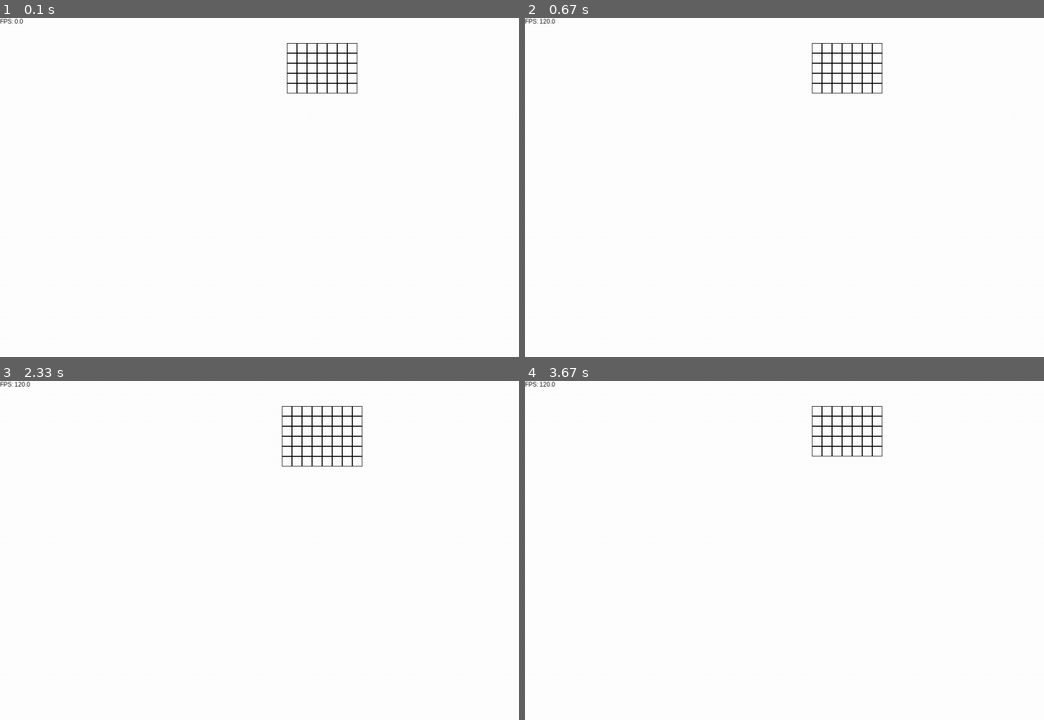
Above: before the commit, frames 1-4 (two rows, left to right).
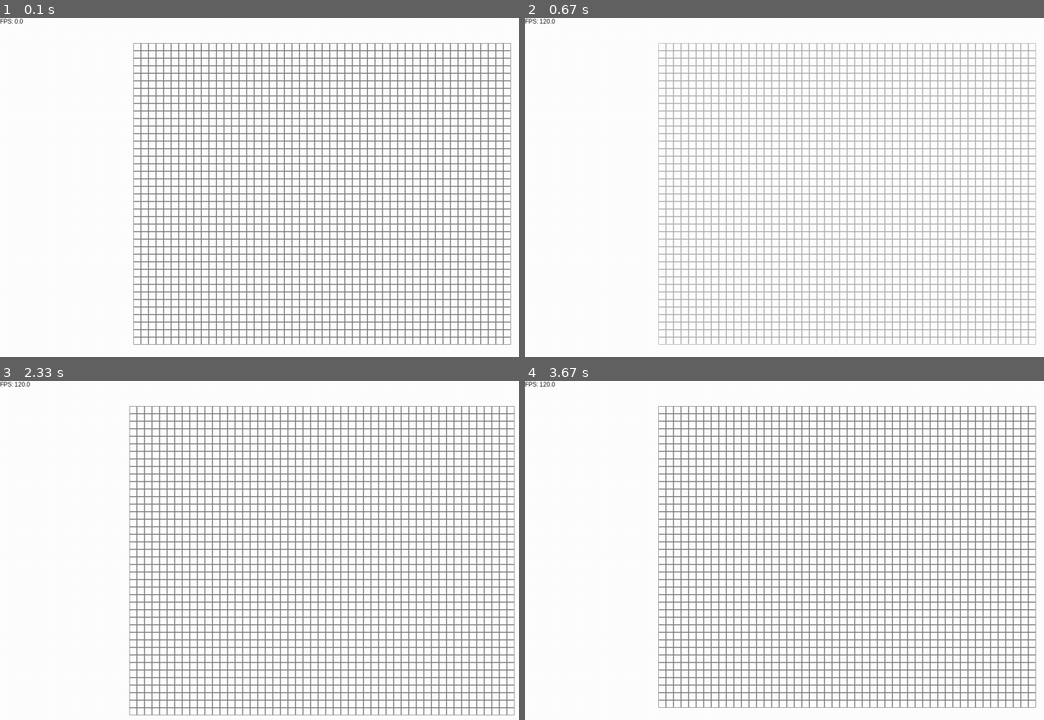
Above: after the commit, the same moments.

Repository: metalvexis/PygameBasics
Game: pygame game, started from basic/basic_controls.py
The game is run twice, just before and just after one commit, with the same random seed, the same clock (stepped at 60 frames per second) and the same inputs.
Inputs:
- Up to frame 1 (0.1 s): no input
- Up to frame 2 (0.67 s): tap - at 0.33 s
- Up to frame 3 (2.33 s): tap + at 0.67, 1.33 s; tap - at 1 s; tap Page Up at 2.17 s
- Up to frame 4 (3.67 s): tap Page Down at 3 s

The runs differ from the first frame. In frame 1, 23% of the frame differs, in the area x 25-99%, y 7-97%; in frame 2, 20%; in frame 3, 24%, in the area x 24-100%, y 7-99%; in frame 4, 23%.

Commit message:
controllable transparency

Diff:
--- a/basic/basic_controls.py
+++ b/basic/basic_controls.py
@@ -11,7 +11,9 @@
 SCREEN_WIDTH = 1280
 SCREEN_HEIGHT = 720
 SCREEN = pygame.display.set_mode((1280, 720), flags=SRCALPHA)
-SCREEN.fill(BG_COLOR)
+PAPER = pygame.Surface(size=(SCREEN_WIDTH, SCREEN_HEIGHT), flags=SRCALPHA)
+PAPER.fill(BG_COLOR)
+SCREEN.blit(PAPER, (0, 0))
 CLOCK = pygame.time.Clock()
 FONT = pygame.font.SysFont("Arial", 12)
 RUNNING = True
@@ -35,11 +37,11 @@
     col=10,
     cell_width=20,
     cell_height=20,
-    color: Color = (255, 255, 255),
+    color: Color = (255, 255, 255, 255),
 ) -> pygame.Surface:
     board_w = col * cell_width
     board_h = row * cell_height
-    board_surface = pygame.Surface(size=(board_w, board_h))
+    board_surface = pygame.Surface(size=(board_w, board_h), flags=SRCALPHA)
     board_surface.fill(BG_COLOR)
     for x in range(col):
         for y in range(row):
@@ -50,16 +52,22 @@
 
 
 def main():
-    board_row = 5
-    board_col = 7
+    board_alpha = 255 / 2
+    board_row = 40
+    board_col = 50
 
     while RUNNING:
+        PAPER.fill(BG_COLOR)
+
         for event in pygame.event.get():
             if event.type == QUIT:
                 pygame.quit()
                 sys.exit()
             if event.type == pygame.KEYUP:
-                SCREEN.fill(BG_COLOR)
+                if event.key == pygame.K_KP_MINUS:
+                    board_alpha = (board_alpha - 50) if board_alpha - 50 > 0 else 255
+                if event.key == pygame.K_KP_PLUS:
+                    board_alpha = (board_alpha + 50) if board_alpha + 50 < 255 else 255
                 if event.key == pygame.K_PAGEUP:
                     board_row += 1
                     board_col += 1
@@ -67,11 +75,19 @@
                     board_row -= 1 if board_row - 1 > 0 else 0
                     board_col -= 1 if board_col - 1 > 0 else 0
 
-        hud_debug(SCREEN)
+        hud_debug(PAPER)
 
-        board = draw_board(row=board_row, col=board_col, color=(0, 0, 0))
-        SCREEN.blit(board, ((SCREEN_WIDTH / 2) - (board.get_width() / 2), 50))
+        board = draw_board(
+            board_row,
+            board_col,
+            cell_width=15,
+            cell_height=15,
+            color=(0, 0, 0, board_alpha),
+        )
 
+        PAPER.blit(board, ((SCREEN_WIDTH / 2) - (board.get_width() / 2), 50))
+
+        SCREEN.blit(PAPER, (0, 0))
         CLOCK.tick(MAX_FPS)
 
         pygame.display.update()
